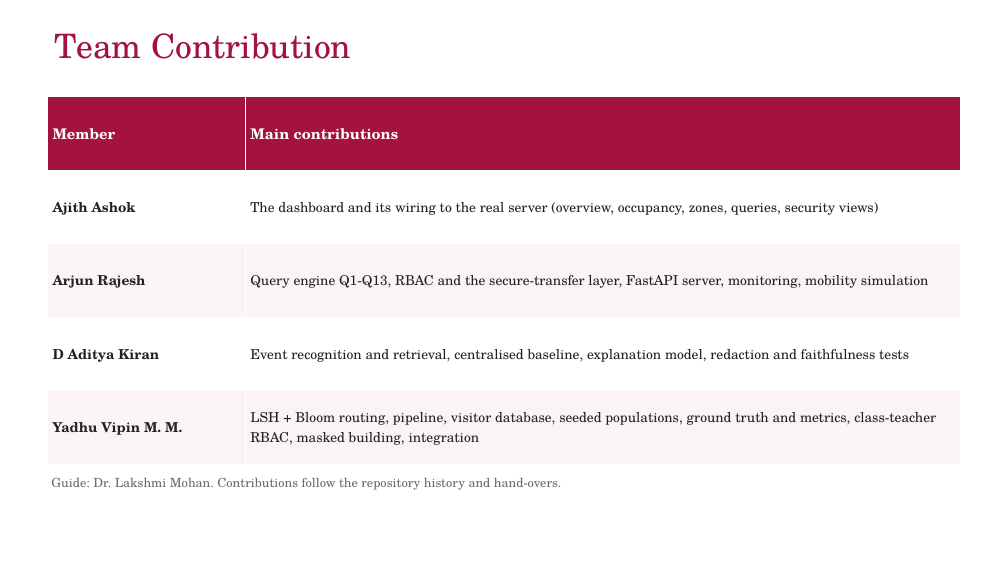
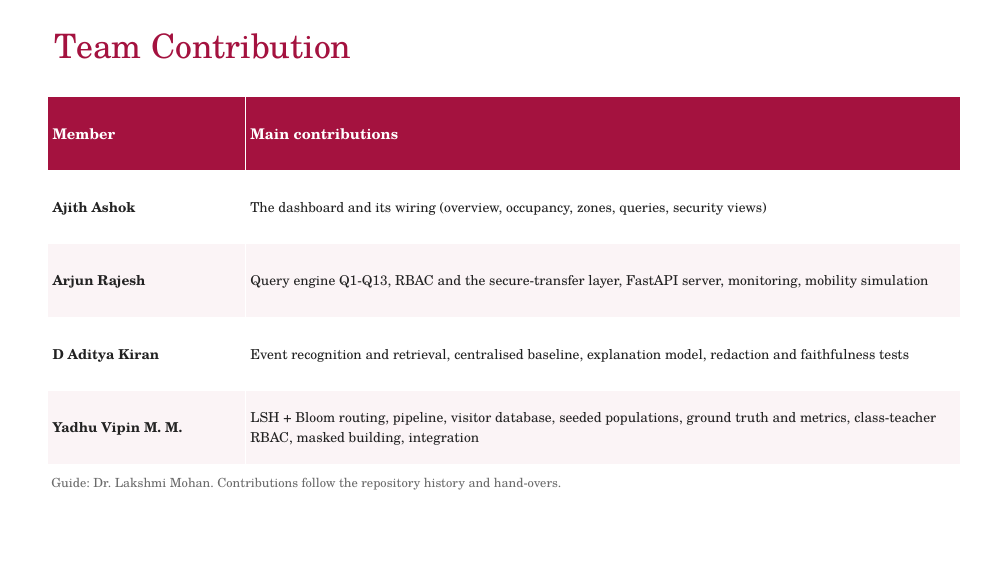
Before and after one commit to yadhu-vipin/Occupant_Tracking_v2, a slide deck: slide 26 of final_review/S7_Final_Review_Group_C3.pptx (slide 25 before the commit). Drawn at 1008x567 pixels with LibreOffice and Linux fonts; fonts in the diff are those of the drawing; background and template pictures are left out. Boxes give left, top, right and bottom in pixels: in the first picture for what was removed or moved away, otherwise in the second. Text is boxed around its words. In the diff, an @@ line names an element or a change of style, - is before the commit and + after.

Commit message:
docs: deck built on the edited version plus the new dashboard (simulation, sign-in, track); report updated to match

```diff
--- a/final_review/S7_Final_Review_Group_C3.pptx
+++ b/final_review/S7_Final_Review_Group_C3.pptx
@@ table at [47,97,961,464] @@
-row 2, column 2: The dashboard and its wiring to the real server (overview, occupancy, zones, queries, security views)
+row 2, column 2: The dashboard and its wiring (overview, occupancy, zones, queries, security views)
```
Also in this commit, not shown: 7 other slides changed, 1 slide added, 7 other files.
